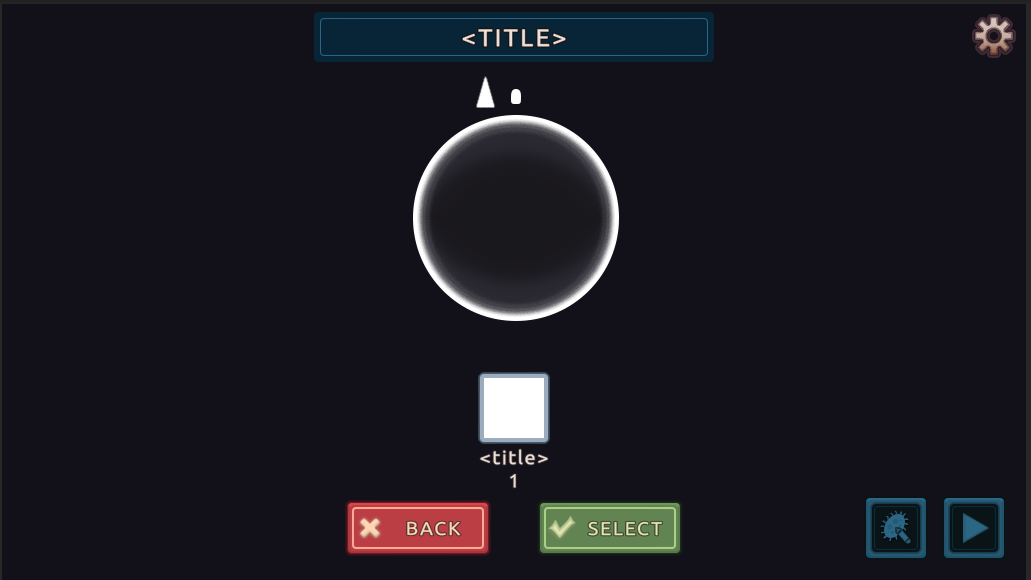
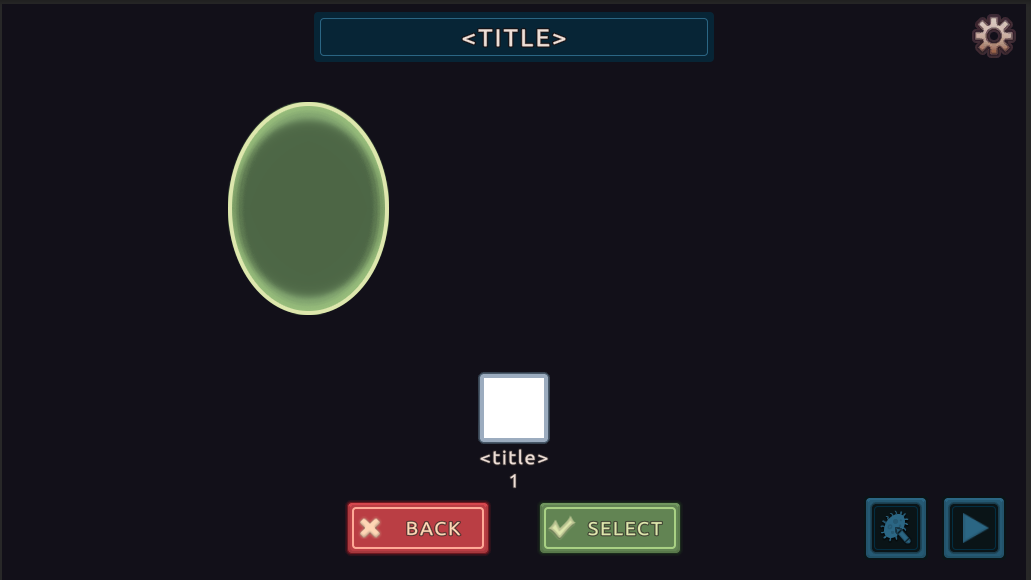
Layered file, before and after one edit (1031px x 580px). Changes by layer:
hid group "bodies" (12 layers) over [348, 76, 596, 321]
hid group "protozoa" (4 layers) over [452, 76, 580, 282]
added group "protozoaGeneric" with 2 layers above "Layer 24" over [228, 102, 389, 315]
added layer "Ellipse 1 copy" in group "protozoaGeneric" over [228, 102, 389, 315]
